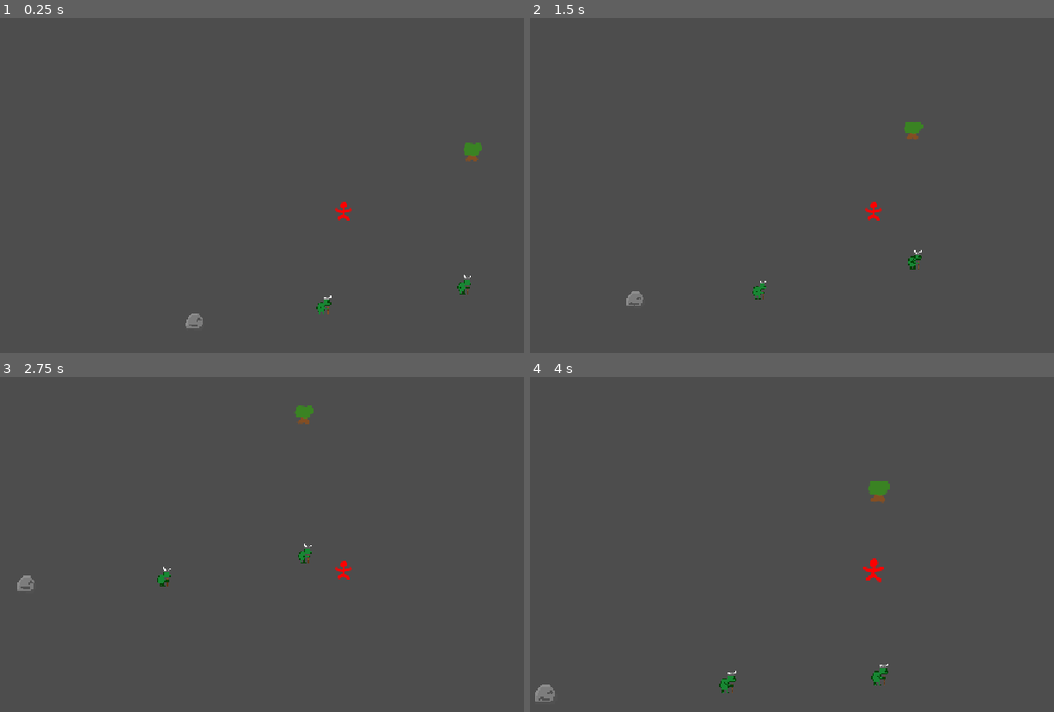
Above: before the commit, frames 1-4 (two rows, left to right).
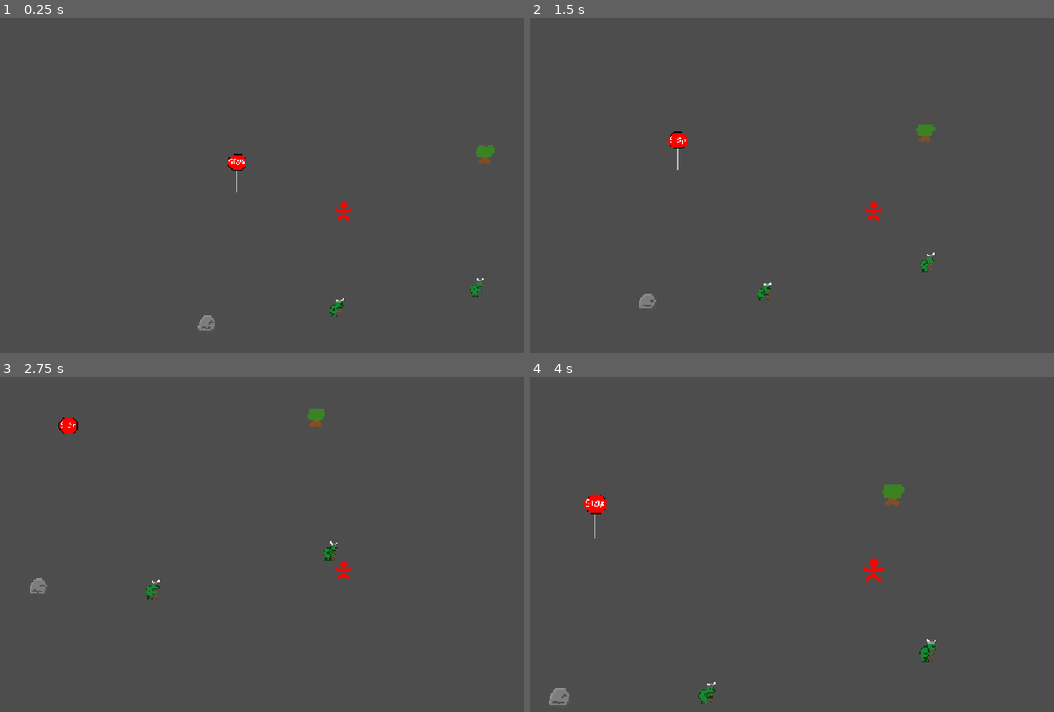
Above: after the commit, the same moments.

Repository: Drewpicus/2dPractice
Game: Godot game, scene res://Scenes/main.tscn
The game is run twice, just before and just after one commit, with the same random seed, the same clock (stepped at 60 frames per second) and the same inputs.
Inputs (mouse positions are in pixels of both pictures, inside the frame that each line leads up to):
- Up to frame 1 (0.25 s): no input
- Up to frame 2 (1.5 s): move the mouse to (1022, 192) at 0.52 s; hold D (move_right) 0.53-1.28 s; hold E (test) 0.53-1.28 s; move the mouse to (734, 229) at 1.27 s; hold S (move_down) from 1.28 s (still down); click (734, 229) at 1.35 s
- Up to frame 3 (2.75 s): tap E (test) at 1.55 s; move the mouse to (413, 484) at 2.02 s; release S (move_down) at 2.03 s; hold D (move_right) from 2.03 s (still down); hold E (test) from 2.03 s (still down); tap T (quick_inspect) at 2.1 s
- Up to frame 4 (4 s): move the mouse to (839, 648) at 2.77 s; release D (move_right) at 2.78 s; release E (test) at 2.78 s; hold W (move_up) 2.78-3.53 s; tap E (test) at 2.85 s; move the mouse to (outside the picture) at 3.52 s; hold A (move_left) from 3.53 s (still down); hold E (test) from 3.53 s (still down); tap Mouse wheel up (zoom_in) at 3.6 s

The runs differ from the first frame. In frame 1, 0.9% of the frame differs, in the area x 35-95%, y 37-94%; in frame 2, 0.8%; in frame 3, 0.9%; in frame 4, 1.2%, in the area x 0-78%, y 31-98%.

Commit message:
messing around

Diff:
--- a/Data/Entities/goblin.json
+++ b/Data/Entities/goblin.json
@@ -48,6 +48,12 @@
 			"parameters": {
 				"remains_id": "base:goblin_corpse"
 			}
+		},
+		{
+			"component_id": "base:interactor",
+			"parameters": {
+				"reach": 64
+			}
 		}
 	]
 }
--- a/Data/Entities/rock.json
+++ b/Data/Entities/rock.json
@@ -20,6 +20,12 @@
 			"component_id": "base:interactable"
 		},
 		{
+			"component_id": "base:interactor",
+			"parameters": {
+				"reach": 64
+			}
+		},
+		{
 			"component_id": "base:health",
 			"parameters": {
 				"max_health": 10
--- /dev/null
+++ b/Data/Entities/stopsign.json
@@ -0,0 +1,48 @@
+{
+	"entity_id": "base:stopsign",
+	"entity_name": "Stop Sign",
+	"sprite": "res://stopsign.png",
+	"solid": true,
+
+	"collision": {
+		"type": "capsule",
+		"radius": 16.0,
+		"height": 64.0
+	},
+
+	"components": [
+		{
+			"component_id": "base:info",
+			"parameters": {
+				"description": "Don't throw a frisbee at it!"
+			}
+		},
+		{
+			"component_id": "base:interactable"
+		},
+		{
+			"component_id": "base:health",
+			"parameters": {
+				"max_health": 6
+			}
+		},
+		{
+			"component_id": "base:remains",
+			"parameters": {
+				"remains_id": "base:goblin"
+			}
+		},
+		{
+			"component_id": "base:interactor",
+			"parameters":{
+				"reach": 64
+			}
+		},
+		{
+			"component_id": "base:movement",
+			"parameters": {
+				"speed": 200
+			}
+		}
+	]
+}
--- a/Data/Entities/tree.json
+++ b/Data/Entities/tree.json
@@ -24,6 +24,12 @@
 			"parameters": {
 				"max_health": 3
 			}
+		},
+		{
+			"component_id": "base:interactor",
+			"parameters": {
+				"reach": 64
+			}
 		}
 	]
 }
--- /dev/null
+++ b/Data/Items/lightsaber.json
@@ -0,0 +1,15 @@
+{
+	"item_id": "base:lightsaber",
+	"item_name": "Red Lightsaber",
+	"sprite": "res://lightsaber.png",
+	"components": [
+		{
+			"component_id": "base:equippable",
+			"parameters": {
+				"slots": [
+					"mainhand"
+				]
+			}
+		}
+	]
+}
--- a/Scripts/EntityComponents/ai_controller_component.gd
+++ b/Scripts/EntityComponents/ai_controller_component.gd
@@ -11,9 +11,6 @@
 
 func _set_movement_component(component: MovementComponent) -> void:
 	movement_component = component
-
-	if movement_component:
-		movement_component.speed = 20
 
 func _process(delta: float) -> void:
 	if not movement_component:
--- a/Scripts/EntityComponents/interactor_component.gd
+++ b/Scripts/EntityComponents/interactor_component.gd
@@ -3,3 +3,6 @@
 
 ##In pixels, the distance the Entity can interact with things
 @export var reach: float = 64.0
+
+func get_interaction_suggestions() -> Array[StringName]:
+	return [&"base:be"]
--- a/Scripts/EntityComponents/movement_component.gd
+++ b/Scripts/EntityComponents/movement_component.gd
@@ -5,18 +5,6 @@
 
 var input_direction : Vector2 = Vector2.ZERO
 
-func _ready() -> void:
-	var component_folder = get_parent()
-	if not component_folder:
-		push_warning(self," has no Components node, ",self.name," will be disabled")
-		return
-
-	if not root_entity:
-		push_warning(self," has no Root Entity, ",self.name," will be disabled")
-
 func _physics_process(_delta: float) -> void:
-	if not root_entity:
-		return
-
 	root_entity.velocity = input_direction.normalized() * speed
 	root_entity.move_and_slide()
--- a/Scripts/EntityComponents/player_controller_component.gd
+++ b/Scripts/EntityComponents/player_controller_component.gd
@@ -69,6 +69,8 @@
 ##[param is_interactable] can be toggled off to include non-interactable entities.
 ##[param include_areas] and [param include_bodies] set the PhysicsPointQueryParameters.
 func _get_entity_under_mouse(exclude_self: bool = true, is_interactable: bool = true, include_areas: bool = true, include_bodies: bool = true) -> Entity:
+	if not root_entity:
+		return null
 	var mouse_position := root_entity.get_global_mouse_position()
 	var world := root_entity.get_world_2d().direct_space_state
 	var params := PhysicsPointQueryParameters2D.new()
--- a/Scripts/Interactions/attack_interaction.gd
+++ b/Scripts/Interactions/attack_interaction.gd
@@ -6,7 +6,7 @@
 	interaction_name = "Attack"
 
 func should_show(_interactor: Entity, _target: Entity) -> bool:
-	return _target.has_component(&"base:movement")
+	return true
 
 func can_perform(_interactor: Entity, _target: Entity) -> bool:
 	if not _interactor.has_component(&"base:interactor"):
--- /dev/null
+++ b/Scripts/Interactions/be_interaction.gd
@@ -0,0 +1,21 @@
+extends Interaction
+class_name BeInteraction
+
+func _init() -> void:
+	interaction_id = &"base:be"
+	interaction_name = "Be"
+
+func should_show(_interactor: Entity, _target: Entity) -> bool:
+	return true
+
+func can_perform(_interactor: Entity, _target: Entity) -> bool:
+	if not _interactor.has_component(&"base:interactor"):
+		return false
+	if not _target.has_component(&"base:interactor"):
+		return false
+	return true
+
+func perform(_interactor: Entity, _target: Entity) -> void:
+	_interactor.remove_component("base:player_controller")
+	_target.add_component("base:player_controller")
+	_target.remove_component("base:ai_controller")
--- a/Scripts/Reference/interaction_registry.gd
+++ b/Scripts/Reference/interaction_registry.gd
@@ -8,6 +8,7 @@
 
 	&"base:open_inventory": preload("res://Scripts/Interactions/open_inventory_interaction.gd"),
 	&"base:pickpocket": preload("res://Scripts/Interactions/pickpocket_interaction.gd"),
+	&"base:be": preload("res://Scripts/Interactions/be_interaction.gd"),
 }
 
 static func create_interaction(interaction_id: StringName) -> Interaction:
--- a/main.gd
+++ b/main.gd
@@ -6,6 +6,7 @@
 	DefinitionLoader.load_all_definitions()
 
 	game_world.spawn_entity(&"base:player",Vector2(0, 0))
+	game_world.spawn_entity(&"base:stopsign",Vector2(-200, -100))
 	game_world.spawn_entity(&"base:goblin",Vector2(198, 95))
 	game_world.spawn_entity(&"base:goblin",Vector2(-30, 125))
 	game_world.spawn_entity(&"base:rock",Vector2(-250, 152))
@@ -31,6 +32,9 @@
 				print("Goblin has no inventory")
 				return
 
+			var lightsaber_definition := DefinitionRegistry.get_item(&"base:lightsaber")
+			var lightsaber := ItemFactory.build(lightsaber_definition)
+
 			var stick_definition := DefinitionRegistry.get_item(&"base:stick")
 			var stick := ItemFactory.build(stick_definition)
 
@@ -39,6 +43,7 @@
 			var goblin_coin2 := ItemFactory.build(goblin_coin_definition)
 
 			inventory.add_item(stick)
+			inventory.add_item(lightsaber)
 			inventory.add_item(goblin_coin)
 			inventory.add_item(goblin_coin2)
 
Not shown, added: Scripts/Interactions/be_interaction.gd.uid
Binary file added: lightsaber.png
Not shown, added: lightsaber.png.import
Binary file added: stopsign.png
Not shown, added: stopsign.png.import
